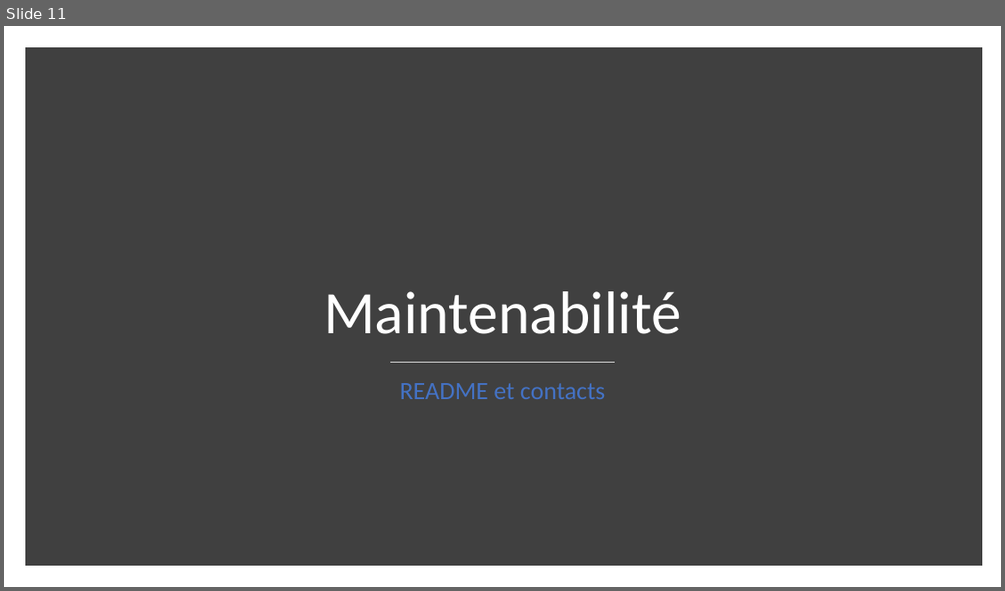
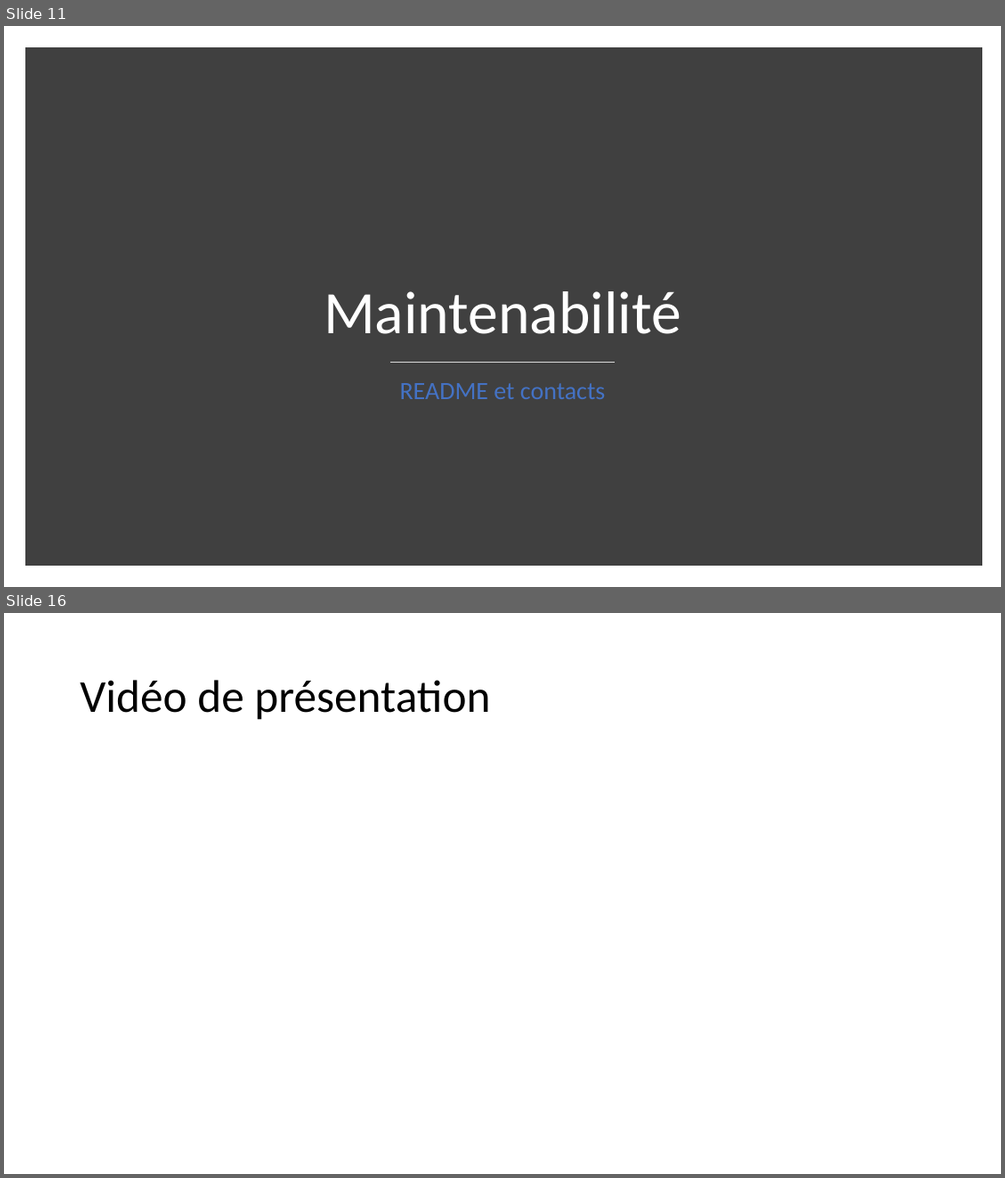
Before and after one commit to JulienElkaim/ENAP_Android, a slide deck: Projet 2A - Powerpoint Youtube.pptx. Shown one above the other, each under a label of ours: slide 11 before the commit, slides 11 and 16 after it; the slides between them are not shown. The pictures are 1005x591 and 1005x1178 pixels, drawn with LibreOffice and Linux fonts; fonts in the diff are those of the drawing. Boxes give left, top, right and bottom in pixels: in the first picture for what was removed or moved away, otherwise in the second. Text is boxed around its words. In the diff, an @@ line names an element or a change of style, - is before the commit and + after.

```diff
--- a/Projet 2A - Powerpoint Youtube.pptx
+++ b/Projet 2A - Powerpoint Youtube.pptx
@@ slide 16 added at (4,613,1001,1174), background #FFFFFF @@
@@ title added at (80,680,490,720), 44 pt, text #000000 @@
+Vidéo de présentation
```
Also in this commit, not shown: 4 slides changed, 6 other slides added.
